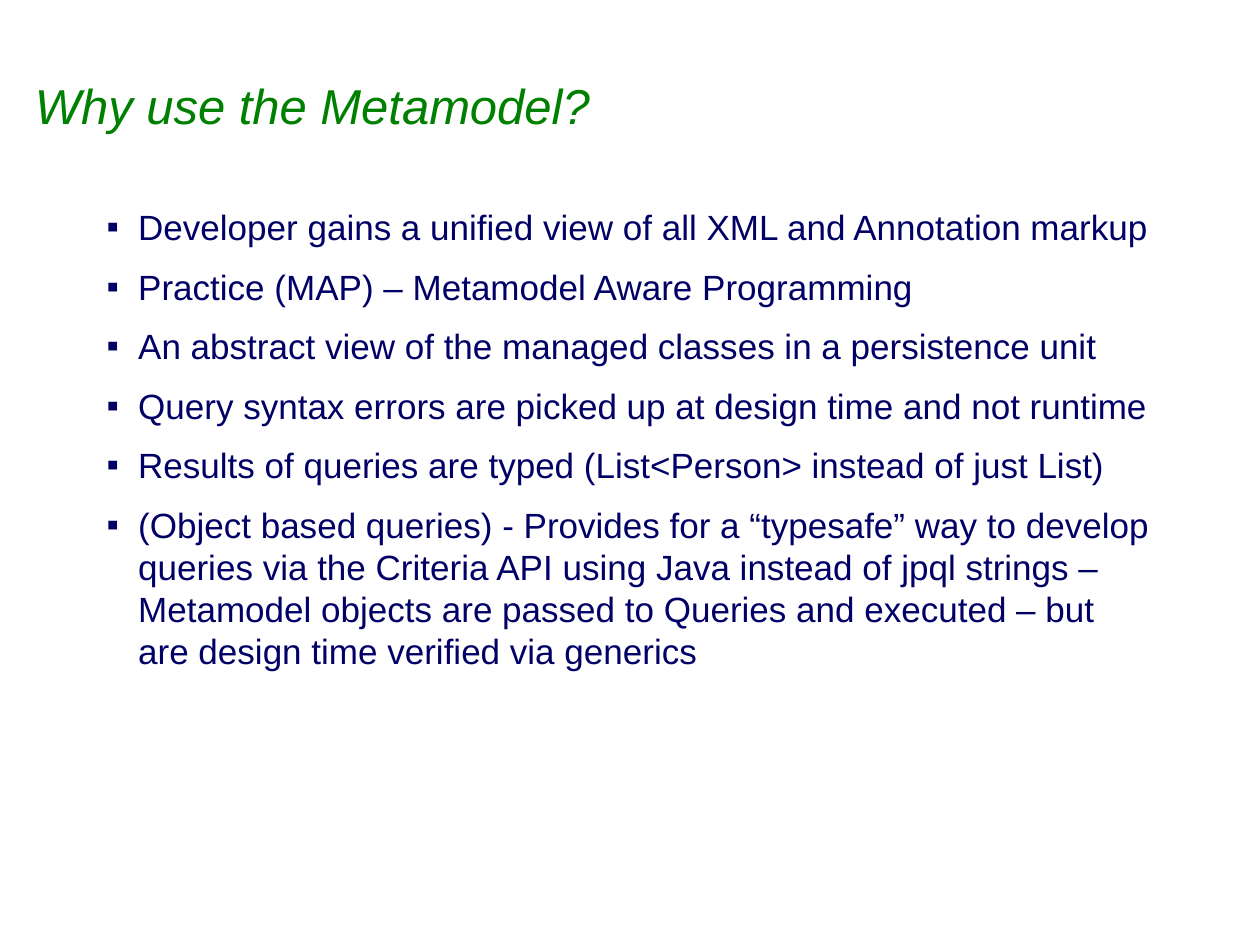
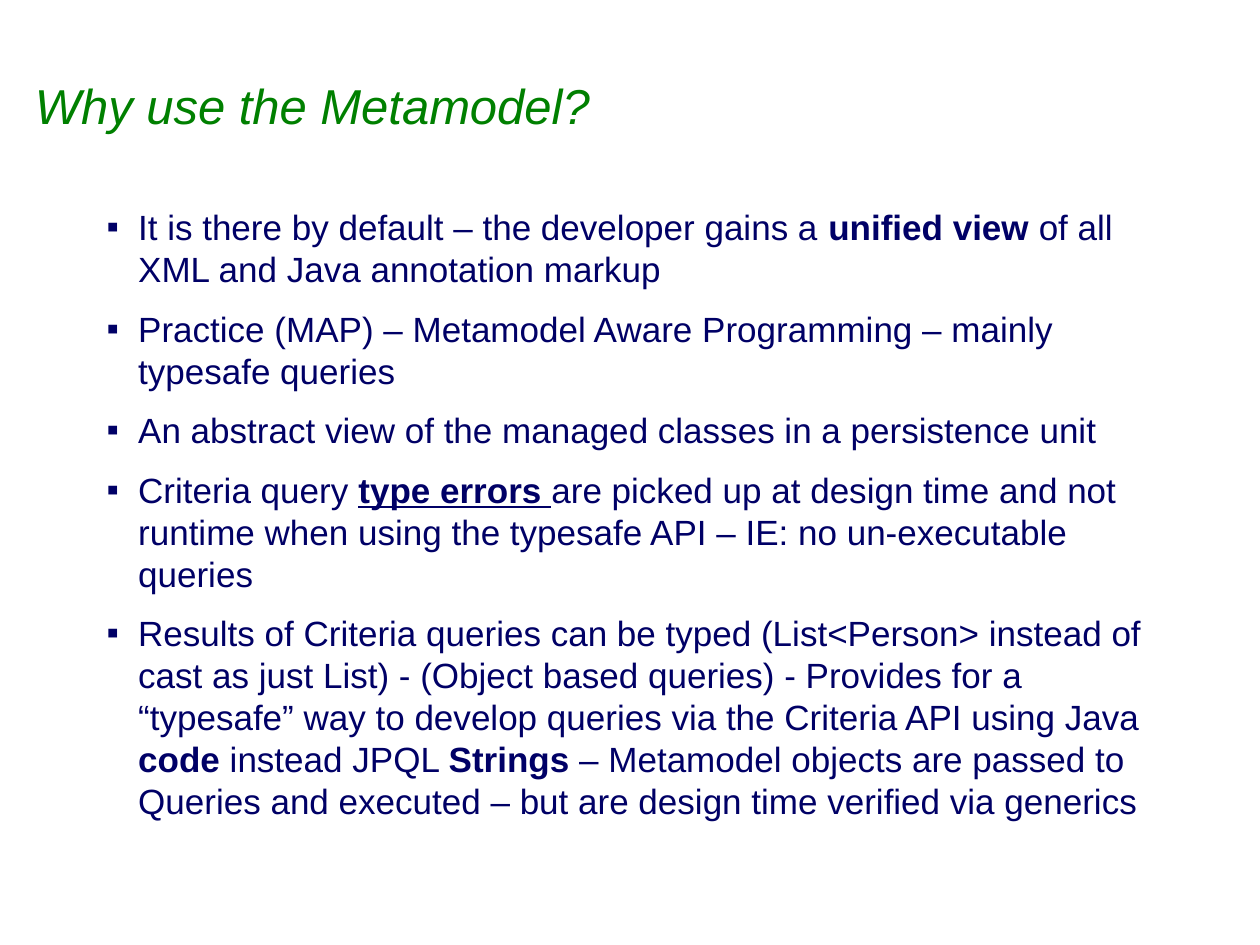
Before and after one commit to sabineheider/incubator, a slide deck: slide 4 of summit-2010/EclipseLink_JPA2_Metamodel.ppt. Drawn at 1260x945 pixels with LibreOffice and Linux fonts; fonts in the diff are those of the drawing; background and template pictures are left out. Boxes give left, top, right and bottom in pixels: in the first picture for what was removed or moved away, otherwise in the second. Text is boxed around its words. In the diff, an @@ line names an element or a change of style, - is before the commit and + after.

Commit message:
312854: EclipseLink Summit 2010 : Metamodel API PPT initial rough draft submission 3 http://wiki.eclipse.org/EclipseLink/Development/Summit/Topics#JPA_2.0

```diff
--- a/summit-2010/EclipseLink_JPA2_Metamodel.ppt
+++ b/summit-2010/EclipseLink_JPA2_Metamodel.ppt
@@ text at (x1=138, y1=214, x2=1113, y2=391): text changed @@
-▪ Developer gains a unified view of all XML and Annotation markup
-▪ Practice (MAP) – Metamodel Aware Programming
+▪ It is there by default – the developer gains a unified view of all XML and Java annotation markup
+▪ Practice (MAP) – Metamodel Aware Programming – mainly typesafe queries
@@ text at (x1=138, y1=477, x2=1141, y2=821): text changed @@
-▪ Query syntax errors are picked up at design time and not runtime
-▪ Results of queries are typed (List<Person> instead of just List)
-▪ (Object based queries) - Provides for a “typesafe” way to develop queries via the Criteria API using Java instead of jpql strings – Metamodel objects are passed to Queries and executed – but are design time verified via generics
+▪ Criteria query type errors are picked up at design time and not runtime when using the typesafe API – IE: no un-executable queries
+▪ Results of Criteria queries can be typed (List<Person> instead of cast as just List) - (Object based queries) - Provides for a “typesafe” way to develop queries via the Criteria API using Java code instead JPQL Strings – Metamodel objects are passed to Queries and executed – but are design time verified via generics
```
Also in this commit, not shown: 10 other slides changed, 1 slide added, 2 slides removed.
